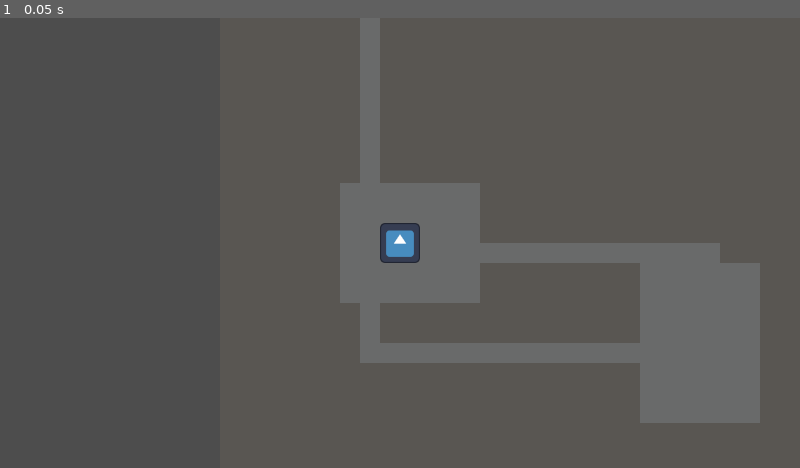
Above: before the commit, frame 1.
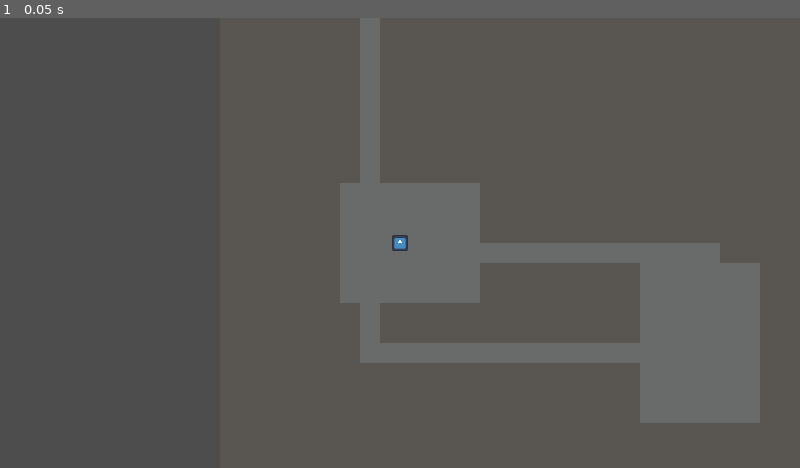
Above: after the commit, the same moment.

Repository: bored-mel/godot-prototypes
Game: Godot game, scene res://scenes/main.tscn
Same seed, same stepped clock (60 frames per second), same inputs: the game is played once before the commit and once after it. The engine's default icon, where the game draws it, is replaced by a stand-in: a white triangle on a blue panel in a dark square.
Inputs:
- Up to frame 1 (0.05 s): no input

The runs differ from the first frame. In frame 1, 0.4% of the frame differs, in the area x 47-53%, y 45-55%.

Commit message:
wall collusion added and fixed player size

Diff:
--- a/01-dungeon-crawler/scenes/main.tscn
+++ b/01-dungeon-crawler/scenes/main.tscn
@@ -8,8 +8,10 @@
 texture = ExtResource("2_sugp2")
 0:0/0 = 0
 1:0/0 = 0
+1:0/0/physics_layer_0/polygon_0/points = PackedVector2Array(-8, -8, 8, -8, 8, 8, -8, 8)
 
 [sub_resource type="TileSet" id="TileSet_tefeu"]
+physics_layer_0/collision_layer = 1
 sources/0 = SubResource("TileSetAtlasSource_tbgi4")
 
 [node name="Main" type="Node2D" unique_id=2075074132]
--- a/01-dungeon-crawler/scenes/player.tscn
+++ b/01-dungeon-crawler/scenes/player.tscn
@@ -4,13 +4,13 @@
 [ext_resource type="Script" uid="uid://dy3iopduj8vnj" path="res://scripts/Player.gd" id="1_g2els"]
 
 [sub_resource type="RectangleShape2D" id="RectangleShape2D_g2els"]
-size = Vector2(30, 30)
+size = Vector2(12, 12)
 
 [node name="Player" type="CharacterBody2D" unique_id=863058572]
 script = ExtResource("1_g2els")
 
 [node name="Sprite2D" type="Sprite2D" parent="." unique_id=1266763493]
-scale = Vector2(0.25, 0.25)
+scale = Vector2(0.1, 0.1)
 texture = ExtResource("1_3vyb7")
 
 [node name="CollisionShape2D" type="CollisionShape2D" parent="." unique_id=1459564513]
